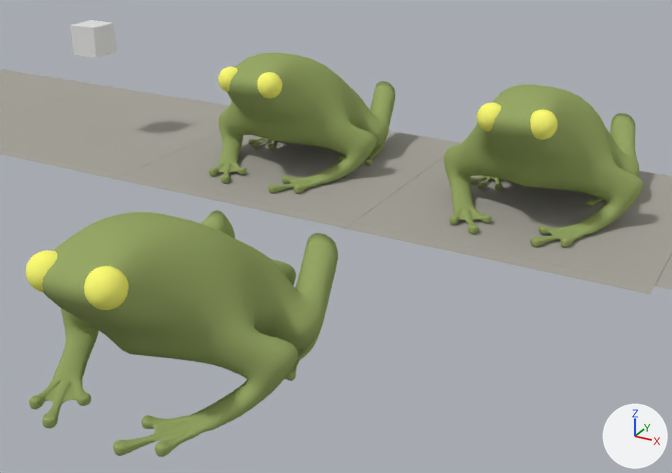
The Blender file src/Frogger.blend: old version first, new version second.
Both versions are drawn from a 50 mm lens placed at (29.9, -49.8, 19.8), pointed at (8.0, -10.0, -0.1). Lighting does not change. The marker at lower right points along +X, +Y and +Z.
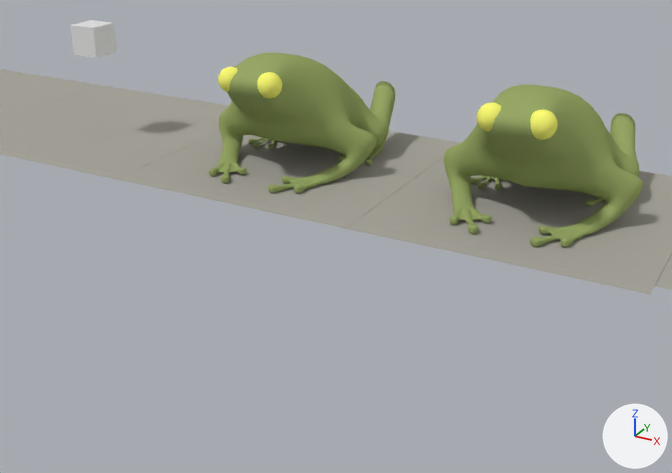
Location of each change, [x1, y1, x2, y2] in pixels of the pictures (672 x 473 px):
```json
{"object": "Cube.003", "change": "hidden", "before": [26, 210, 338, 457], "on screen": "green"}
```

Scene script edits in JSON lines:
```json
{"op": "set", "path": "ob_cube_003.location", "old": "(8.14, -17.01, 0.63)", "new": "(0.0, 0.0, 0.0)"}
{"op": "add", "block": "ob_cube_003", "code": "ob_cube_003.hide_set(True)  # its collection is switched off"}
```
